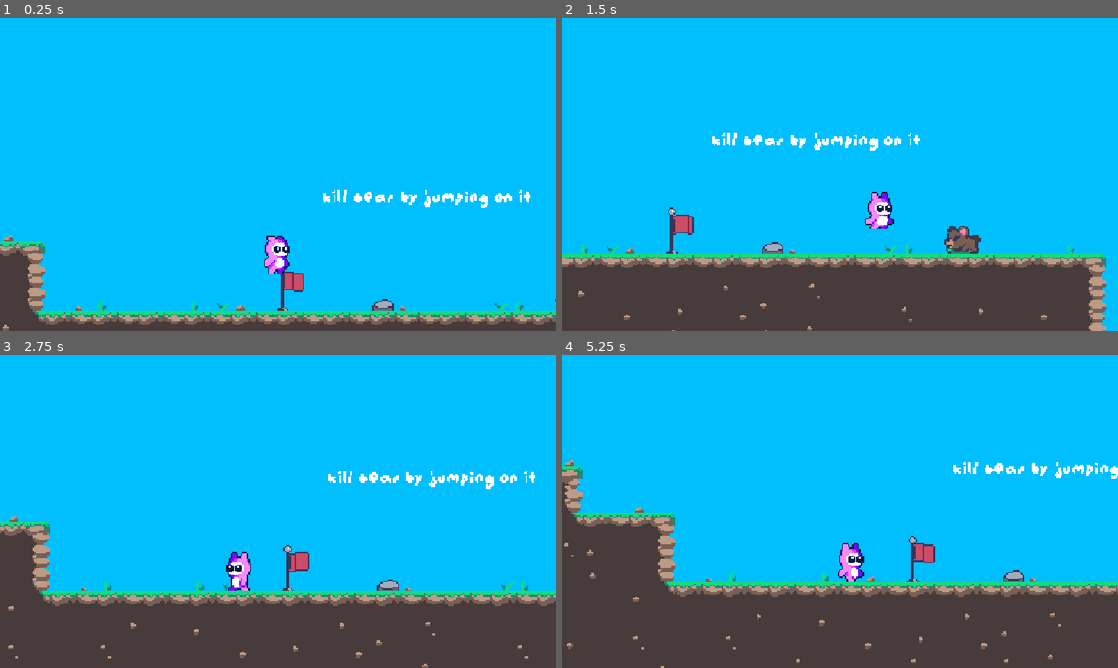
Above: before the commit, frames 1-4 (two rows, left to right).
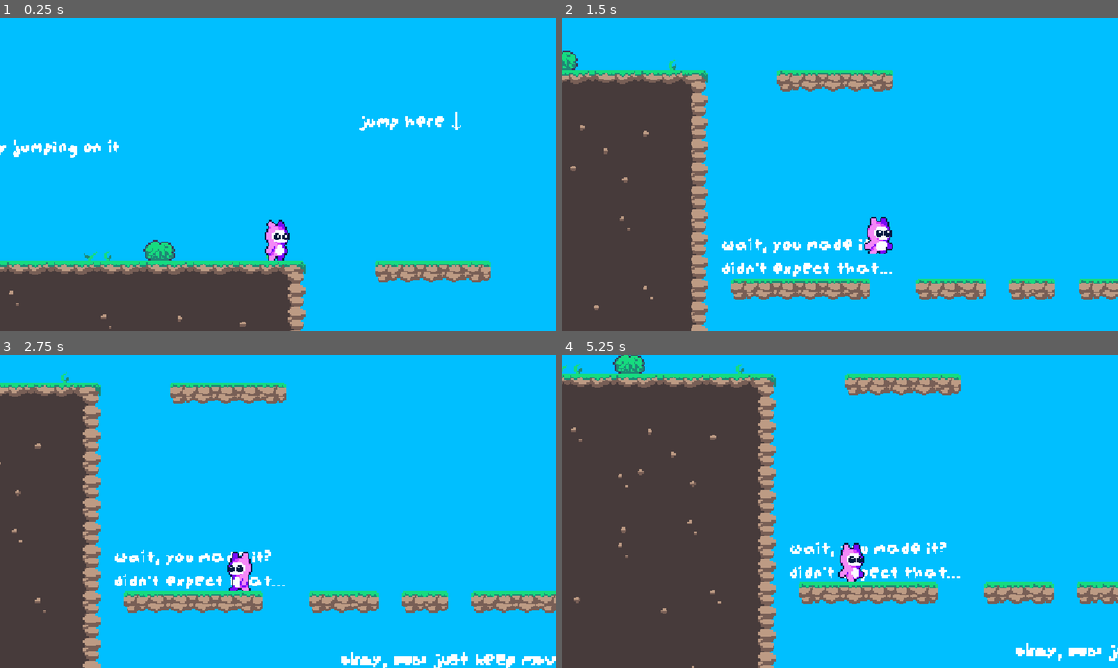
Above: after the commit, the same moments.

Repository: kocio07/Brackeys-game-jam
Game: Godot game, scene res://sceny/main.tscn
Two runs of this game, one before a commit and one after it. Both use one fixed random seed, a clock stepped at 60 frames per second and the inputs below. This scene is started directly instead of the project's main scene.
Inputs:
- Up to frame 1 (0.25 s): no input
- Up to frame 2 (1.5 s): hold D (right) from 0.53 s (still down); tap X (start) at 0.6 s; tap Space (jump) at 0.77, 0.8, 1.07, 1.35 s
- Up to frame 3 (2.75 s): tap Space (jump) at 1.52, 1.82, 2.3 s; tap X (start) at 1.55, 2.1 s; release D (right) at 2.03 s; hold A (left) from 2.03 s (still down)
- Up to frame 4 (5.25 s): release A (left) at 2.78 s; hold D (right) 2.78-4.28 s; tap X (start) at 2.85, 4.35, 5.1 s; tap Space (jump) at 3.02, 3.32, 3.6, 3.77, 4.07, 4.52, 4.82 s; hold A (left) 4.28-5.03 s; hold D (right) from 5.03 s (still down)

The runs differ from the first frame. In frame 1, 17% of the frame differs, in the area x 0-100%, y 30-100%; in frame 2, 38%; in frame 3, 34%; in frame 4, 43%, in the area x 0-100%, y 0-100%.

Commit message:
upgraeded map

Diff:
--- a/nowy-projekt-gry/sceny/main.tscn
+++ b/nowy-projekt-gry/sceny/main.tscn
@@ -407,14 +407,18 @@
 font = ExtResource("12_lhsd8")
 font_size = 20
 
+[sub_resource type="LabelSettings" id="LabelSettings_f6xyr"]
+font = ExtResource("12_lhsd8")
+font_size = 15
+
 [node name="Main" type="Node2D" unique_id=152126973]
 
 [node name="MainMap" type="TileMapLayer" parent="." unique_id=80669827]
-tile_map_data = PackedByteArray("AAD7/wAAAgALAAUAAAD9//7/AgA …(22560 unchanged characters)… JAAMAAAAZAAsAAgAKAAMAAAAWAAIAAgAIAAMAAAA=")
+tile_map_data = PackedByteArray("AAD7/wAAAgALAAUAAAD9//7/AgA …(22560 unchanged characters)… JAAMAAAAZAAsAAgAKAAMAAAAWAAIAAgAIAAMAAAAcAAsAAgAIAAMAAAAdAAsAAgAJAAMAAAAeAAsAAgAKAAMAAAAjAAsAAgAIAAMAAAAkAAsAAgAJAAMAAAAlAAsAAgAJAAMAAAAmAAsAAgAKAAMAAAAgAAsAAgAIAAMAAAAhAAsAAgAKAAMAAAA=")
 tile_set = SubResource("TileSet_4vuit")
 
 [node name="Gracz" parent="." unique_id=724449849 instance=ExtResource("8_oxnlj")]
-position = Vector2(1, -43)
+position = Vector2(285, -7)
 
 [node name="Camera2D" type="Camera2D" parent="Gracz" unique_id=232602826]
 position = Vector2(0, -31)
@@ -430,7 +434,7 @@
 position = Vector2(10, 16)
 
 [node name="wrog 1" parent="." unique_id=1323484641 instance=ExtResource("10_7e6us")]
-position = Vector2(245, -57)
+position = Vector2(-52.000004, -10)
 rotation = -0.0015106201
 collision_layer = 1
 collision_mask = 1
@@ -462,9 +466,9 @@
 
 [node name="Label4" type="Label" parent="." unique_id=988109635]
 z_index = -1
-offset_left = 369.0
+offset_left = 314.0
 offset_top = 146.0
-offset_right = 549.0
+offset_right = 494.0
 offset_bottom = 193.0
 scale = Vector2(0.7200012, 0.7200012)
 text = "wait, you made it?
@@ -494,3 +498,12 @@
 
 [node name="Killzone2" parent="." unique_id=944250529 instance=ExtResource("15_rr6wh")]
 position = Vector2(388, -31)
+
+[node name="Label" type="Label" parent="." unique_id=1103748138]
+offset_left = 470.0
+offset_top = 216.0
+offset_right = 640.0
+offset_bottom = 251.0
+text = "okay, now just keep moving.
+dont jump!!!"
+label_settings = SubResource("LabelSettings_f6xyr")
